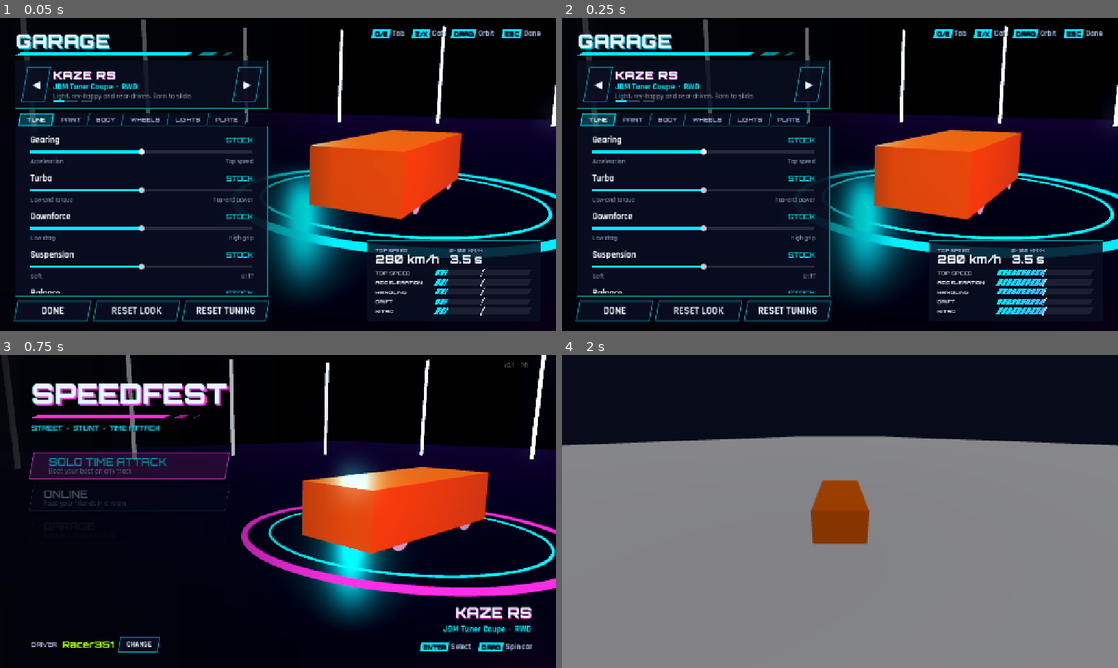
Above: before the commit, frames 1-4 (two rows, left to right).
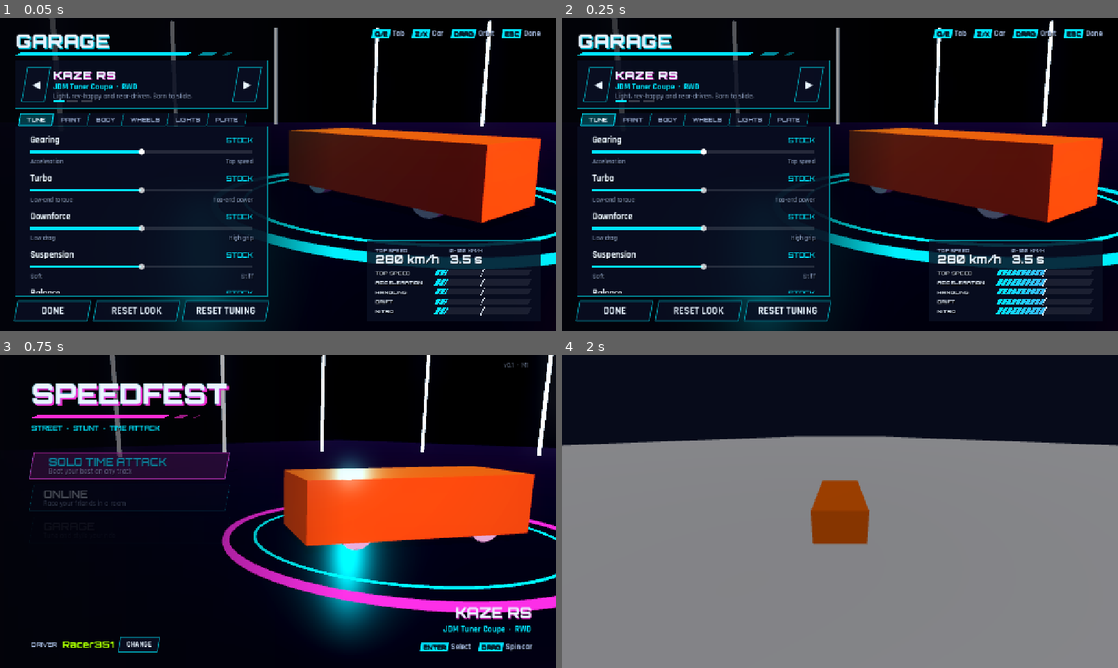
Above: after the commit, the same moments.

Repository: khanhonthetrack/speedfest
Game: Godot game, scene res://ui/garage.tscn
The game is run twice, just before and just after one commit, with the same random seed, the same clock (stepped at 60 frames per second) and the same inputs. This scene is started directly instead of the project's main scene.
Inputs (mouse positions are in pixels of both pictures, inside the frame that each line leads up to):
- Up to frame 1 (0.05 s): no input
- Up to frame 2 (0.25 s): no input
- Up to frame 3 (0.75 s): click "DONE" at 0.5 s
- Up to frame 4 (2 s): tap Enter at 1.25 s; move the mouse to (962, 495) at 1.27 s; hold D (steer_right) from 1.28 s (still down); tap C (camera_cycle) at 1.35 s; click (962, 495) at 1.42 s

The runs differ from the first frame. In frame 1, 21% of the frame differs, in the area x 3-100%, y 0-100%; in frame 2, 21%; in frame 3, 17%; in frame 4, nothing differs.

Commit message:
ui_menus: showroom starts on the front 3/4 view, framing tuned for real car meshes
Co-Authored-By: Claude Opus 5.5 <noreply@anthropic.com>
Claude-Session: https://claude.ai/code/session_018sRqzobba64dP5Ld7SByiE

Diff:
--- a/game/ui/garage.gd
+++ b/game/ui/garage.gd
@@ -9,8 +9,8 @@
 const LIVERY_NAMES := {"none": "None", "racing_stripes": "Stripes", "side_stripe": "Side stripe", "two_tone": "Two-tone", "fade": "Fade", "checker": "Checker"}
 ## Camera presets per tab: [car_yaw, pitch, distance]
 const TAB_VIEWS := [
-	[PI + 0.65, 0.16, 9.4], [PI + 0.9, 0.22, 9.0], [0.75, 0.2, 9.2],
-	[PI / 2 + PI, 0.06, 8.6], [PI + 0.3, 0.12, 9.0], [0.15, 0.12, 8.4],
+	[PI + 0.65, 0.16, 8.4], [PI + 0.9, 0.22, 8.0], [0.75, 0.2, 8.2],
+	[PI / 2 + PI, 0.06, 7.8], [PI + 0.3, 0.12, 8.0], [0.15, 0.12, 7.4],
 ]
 
 var car_id := "kaze"
@@ -61,6 +61,11 @@
 	var tab := int(TestHooks.arg("tab", 0))
 	if tab != 0:
 		tabs.current_tab = clampi(tab, 0, TABS.size() - 1)
+	var v: Array = TAB_VIEWS[tabs.current_tab]
+	showroom.turntable.rotation.y = float(v[0])
+	showroom.pitch = float(v[1])
+	showroom.distance = float(v[2])
+	showroom.yaw = 0.0
 	_focus_first_in_tab.call_deferred()
 
 
@@ -277,7 +282,7 @@
 func _build() -> void:
 	showroom = Showroom.new()
 	showroom.screen_offset = -1.9
-	showroom.distance = 9.4
+	showroom.distance = 8.4
 	showroom.auto_rotate = 0.15
 	showroom.set_accent(UITheme.CYAN)
 	add_child(showroom)
--- a/game/ui/main_menu.gd
+++ b/game/ui/main_menu.gd
@@ -95,11 +95,12 @@
 func _build() -> void:
 	showroom = Showroom.new()
 	showroom.screen_offset = -2.0
-	showroom.distance = 9.6
+	showroom.distance = 8.6
 	showroom.pitch = 0.2
 	showroom.yaw = 0.9
 	showroom.auto_rotate = 0.22
 	add_child(showroom)
+	showroom.turntable.rotation.y = PI - 0.5
 
 	# Left-side shade so the menu reads well over the 3D scene.
 	var shade := TextureRect.new()
